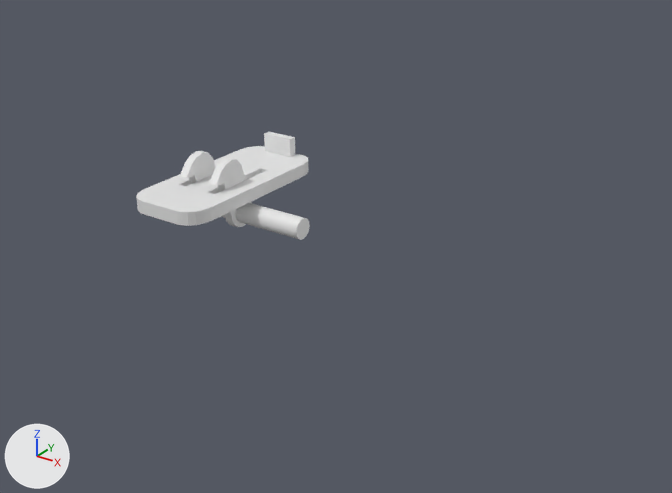
A saved change to the Blender file Shoe/shoe.blend.
Rendered twice from a camera (50 mm lens) standing at (6.11, -6.89, 3.51) and looking at (-0.62, 2.92, -1.93). Every picture has the same lights, and +X, +Y and +Z are marked at lower left.
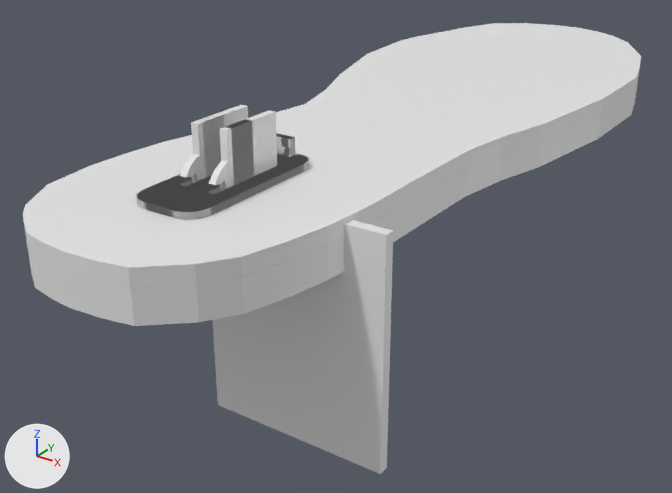
Where the change shows, as pixel boxes [x1, y1, x2, y2] in the pictures (672 x 493 px):
'Upper', added: after [23, 23, 641, 288]
'Plane.001', reshaped, moved, rescaled, turned, modifiers changed: before [180, 151, 252, 227]; after [212, 220, 393, 474]
'Mid', added: after [26, 81, 638, 307]
'Lower', added: after [29, 91, 637, 326]
'Plane.002', reshaped, moved, rescaled, modifiers changed: before [136, 132, 309, 226]; after [197, 114, 254, 183]
'back plate', added: after [136, 133, 308, 220]
'Plane', reshaped, moved, rescaled, modifiers changed, turned (not visible before): after [191, 105, 277, 187]
'Cube', added: after [180, 154, 229, 191]
part 2 of me_plane_002, deleted: before [180, 151, 252, 227]
part 3 of me_plane_002, added: after [212, 220, 393, 474]
'Circle.002', unchanged, covered by the edit: before [221, 203, 310, 240]

The change, as a diff of the scene's bpy script:
```diff
--- a/Shoe/shoe.blend.py
+++ b/Shoe/shoe.blend.py
@@ me_plane_002 @@
 # used by ob_plane_001; location = (0.24, -0.02, 0.0); rotation_euler = (0.0, 1.571, 0.0), in degrees (0, 90, 0)
-me_plane_002.from_pydata(...)  # 144 vertices, 142 faces; spans x -0.416..0.353, y -0.413..0.132, z -0.096..0.004
+me_plane_002.from_pydata(...)  # 8 vertices, 6 faces; spans x -13.646..21.665, y -1.0..1.0, z -43.054..0.0
+# me_plane_002 part 2: 144 vertices removed from x -0.416..0.353, y -0.413..0.132, z -0.096..0.004
+# me_plane_002 part 3: 8 vertices added at x -13.646..21.665, y -1.0..1.0, z -43.054..0.0, forming a box
@@ me_plane_003 @@
-me_plane_003.from_pydata(...)  # 233 vertices, 198 faces; spans x -0.44..0.44, y -1.0..0.99, z 0.0..0.34
+me_plane_003.from_pydata(...)  # 8 vertices, 6 faces; spans x -1.0..1.0, y -2.9..14.86, z -21.2..0.0
+# me_plane_003 part 4: 233 vertices removed from x -0.44..0.44, y -1.0..0.99, z 0.0..0.34; 8 vertices added at x -1.0..1.0, y -2.9..14.86, z -21.2..0.0, forming a box
@@ me_plane_005 @@
 me_plane_005.from_pydata(...)  # 4 vertices, 1 face; spans x 0.027..1.48, y 0.704..1.969, z 0.0
 # used by ob_plane; location = (0.0, 0.0, 0.0); rotation_euler = (0.0, 1.571, 0.0), in degrees (0, 90, 0); scale = (0.171, 0.171, 0.171)
 # verts and faces of me_plane_005; kept vertices keep their numbers, new ones are numbered from 4
+# me_plane_005 part 1
+verts[4] = (-1.0, -2.904, 0.0)
+verts[5] = (-1.0, 14.863, 0.0)
+verts[6] = (-1.0, 14.863, -21.204)  # pixel (226, 130)
+verts[7] = (-1.0, -2.904, -21.204)  # pixel (275, 111)
+for new, old in zip([*range(8, 12)], [*range(4, 8)]): verts[new] = verts[old] + (2.0, 0.0, 0.0)
+faces += [(4, 5, 9, 8), (6, 7, 11, 10), (8, 9, 10, 11), (4, 7, 6, 5), (5, 6, 10, 9), (4, 8, 11, 7)]
@@ ob_plane_001 @@
 ob_plane_001 = bpy.data.objects.new('Plane.001', me_plane_002)
-ob_plane_001.location = (0.24, -0.02, 0.0)
-ob_plane_001.rotation_euler = (0.0, 1.571, 0.0)  # degrees (0, 90, 0)
-_m = ob_plane_001.modifiers.new('Mirror', 'MIRROR')
-_m.mirror_object = ob_plane_002
+ob_plane_001.location = (0.62, -0.02, 0.0)
+ob_plane_001.scale = (0.0638, 0.0638, 0.0638)
@@ ob_plane_002 @@
 ob_plane_002 = bpy.data.objects.new('Plane.002', me_plane_003)
-ob_plane_002.location = (0.0, 0.0, 0.0)
+ob_plane_002.location = (0.19, 0.11, -1.16)
+ob_plane_002.scale = (-0.0449, -0.0182, -0.0894)
+_m = ob_plane_002.modifiers.new('Mirror', 'MIRROR')
+_m.mirror_object = ob_back_plate_001
@@ ob_plane @@
 ob_plane = bpy.data.objects.new('Plane', me_plane_005)
-ob_plane.location = (0.0, 0.0, 0.0)
-ob_plane.rotation_euler = (0.0, 1.571, 0.0)  # degrees (0, 90, 0)
-ob_plane.scale = (0.171, 0.171, 0.171)
+ob_plane.location = (0.19, 0.43, -1.16)
+ob_plane.scale = (-0.0449, -0.0444, -0.0894)
+_m = ob_plane.modifiers.new('Mirror', 'MIRROR')
+_m.mirror_object = ob_back_plate
@@ ob_back_plate_001 @@
+ob_back_plate_001 = bpy.data.objects.new('back plate.001', me_plane_009)  # 233 vertices, 198 faces; spans x -0.44..0.44, y -1.0..0.99, z -0.13..0.34
+ob_back_plate_001.location = (0.0, 0.0, 0.0)
@@ ob_back_plate @@
+ob_back_plate = bpy.data.objects.new('back plate', me_plane_009.copy())
+ob_back_plate.location = (0.0, 0.0, 0.0)
@@ ob_cube @@
+ob_cube = bpy.data.objects.new('Cube', me_cube)  # 40 vertices, 26 faces; spans x 1.0, y -1.86..1.14, z -3.33..1.81; modifiers SOLIDIFY, MIRROR
+ob_cube.location = (-0.01, -0.12, 0.14)
+ob_cube.rotation_euler = (0.232, 0.0, 0.0)  # degrees (13, 0, 0)
+ob_cube.scale = (0.157, 0.157, 0.157)
@@ ob_upper @@
+ob_upper = bpy.data.objects.new('Upper', me_plane)  # 130 vertices, 108 faces; spans x -1.81..1.76, y -1.91..8.08, z -0.05..0.01; modifiers SOLIDIFY
+ob_upper.location = (0.0, 0.16, -0.04)
+ob_upper.scale = (1.19, 1.19, 1.19)
@@ ob_lower @@
+ob_lower = bpy.data.objects.new('Lower', me_plane.copy())  # modifiers SOLIDIFY
+ob_lower.location = (0.0, 0.16, -0.42)
+ob_lower.scale = (1.19, 1.19, 1.19)
@@ ob_mid @@
+ob_mid = bpy.data.objects.new('Mid', me_plane.copy())  # modifiers SOLIDIFY
+ob_mid.location = (0.0, 0.16, -0.23)
+ob_mid.scale = (1.19, 1.19, 1.19)
```
